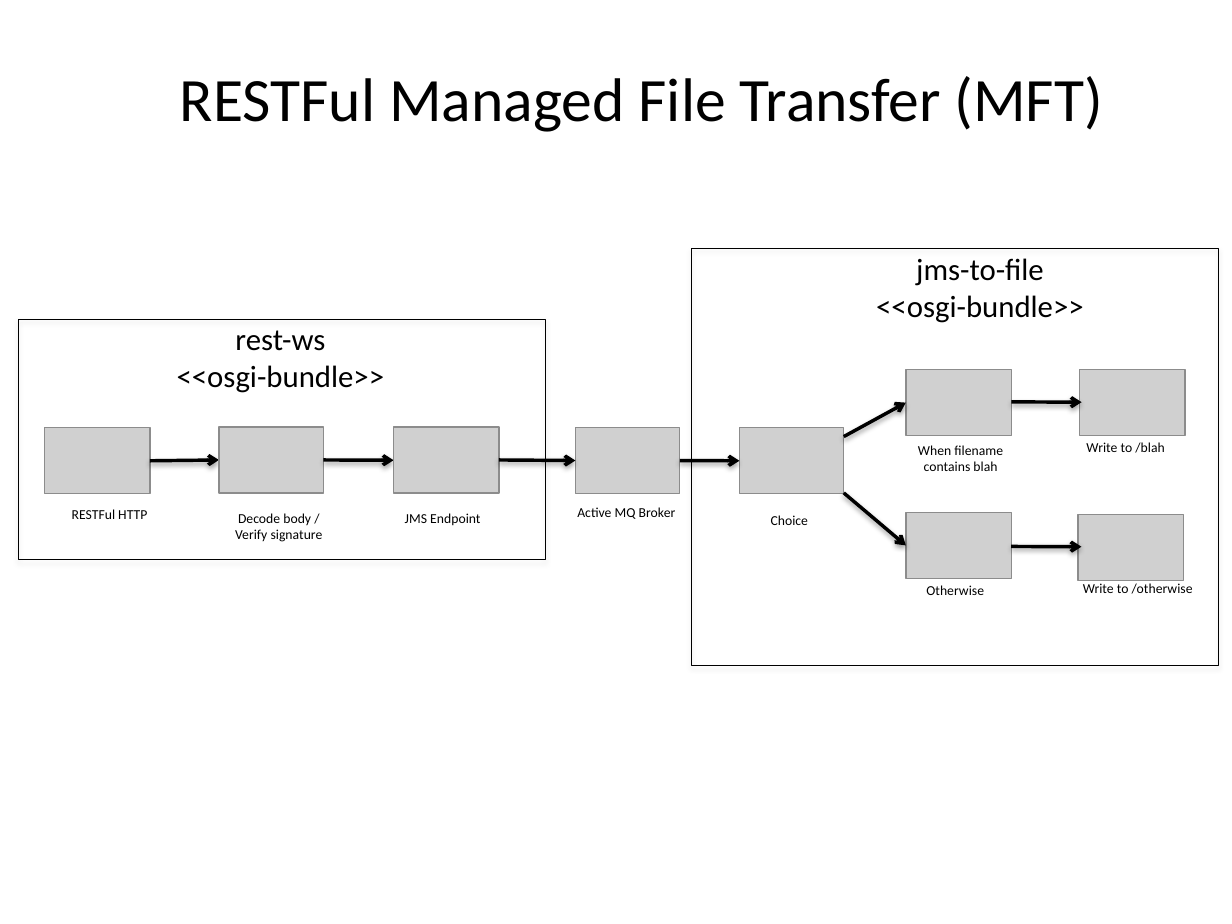
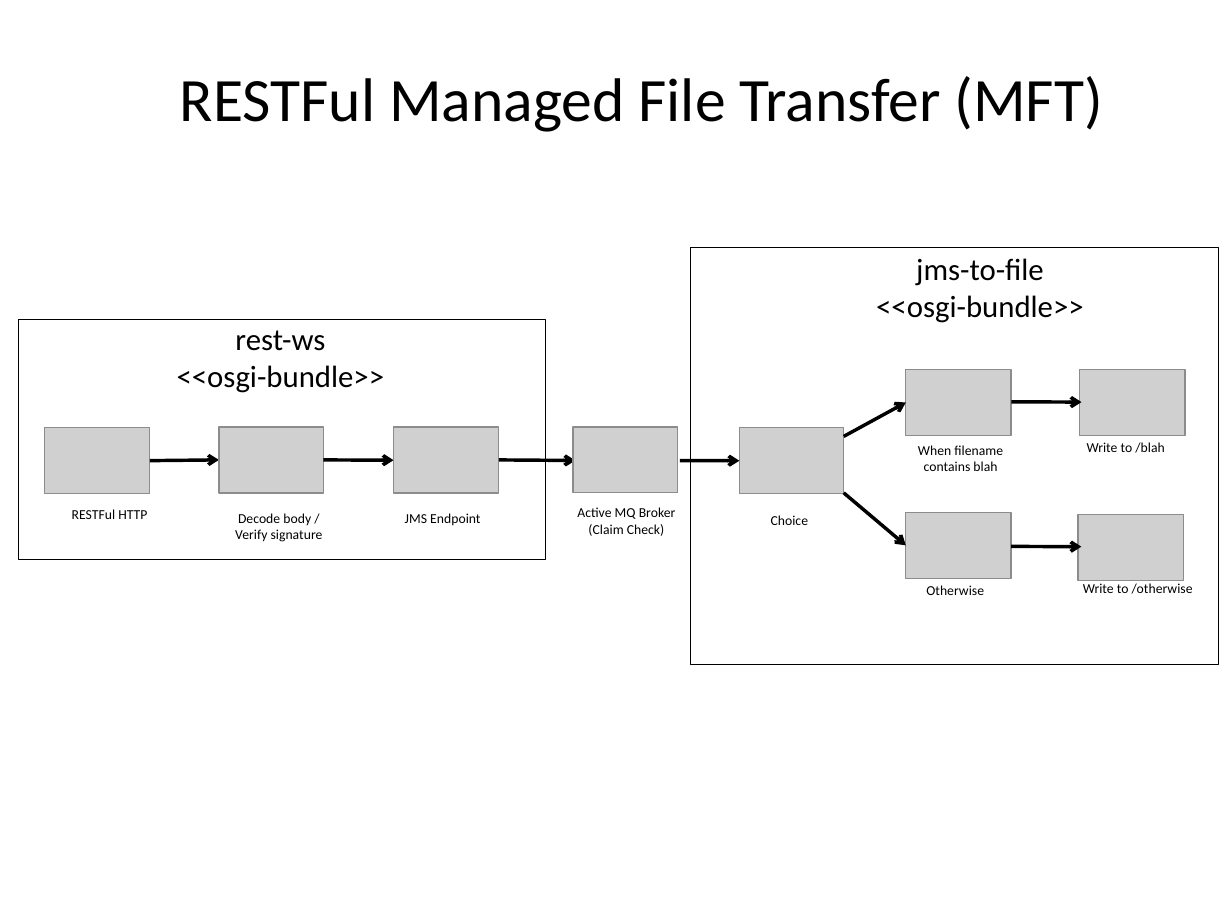
Before and after one commit to sigreen/rest-mft-osgi, a slide deck: slide 1 of doc/fuse-mft.pptx. Drawn at 1232x924 pixels with LibreOffice and Linux fonts; fonts in the diff are those of the drawing; grey boxes stand for pictures. Boxes give left, top, right and bottom in pixels: in the first picture for what was removed or moved away, otherwise in the second. Text is boxed around its words. In the diff, an @@ line names an element or a change of style, - is before the commit and + after.

Commit message:
Included claim-check EIP icon

```diff
--- a/doc/fuse-mft.pptx
+++ b/doc/fuse-mft.pptx
@@ rectangle at box(691, 248, 1218, 665): outline #000000 0.25 pt to #000000 0.26 pt; shadow off @@
@@ rectangle at box(18, 319, 546, 559): outline #000000 0.25 pt to #000000 0.26 pt; shadow off @@
@@ arrow (844, 436) - (906, 403): stroke #000000 2 pt to #000000 2.01 pt @@
@@ arrow (1011, 402) - (1082, 402): stroke #000000 2 pt to #000000 2.01 pt @@
@@ arrow (150, 461) - (219, 460): stroke #000000 2 pt to #000000 2.01 pt @@
@@ arrow (323, 460) - (393, 461): stroke #000000 2 pt to #000000 2.01 pt @@
@@ arrow (499, 460) - (575, 461): stroke #000000 2 pt to #000000 2.01 pt @@
@@ arrow (680, 461) - (739, 461): stroke #000000 2 pt to #000000 2.01 pt @@
@@ arrow (844, 493) - (906, 546): stroke #000000 2 pt to #000000 2.01 pt @@
@@ text at box(588, 524, 665, 536): paragraph added @@
+(Claim Check)
@@ arrow (1011, 547) - (1082, 547): stroke #000000 2 pt to #000000 2.01 pt @@
```
Also in this commit, not shown: 2 other files.
